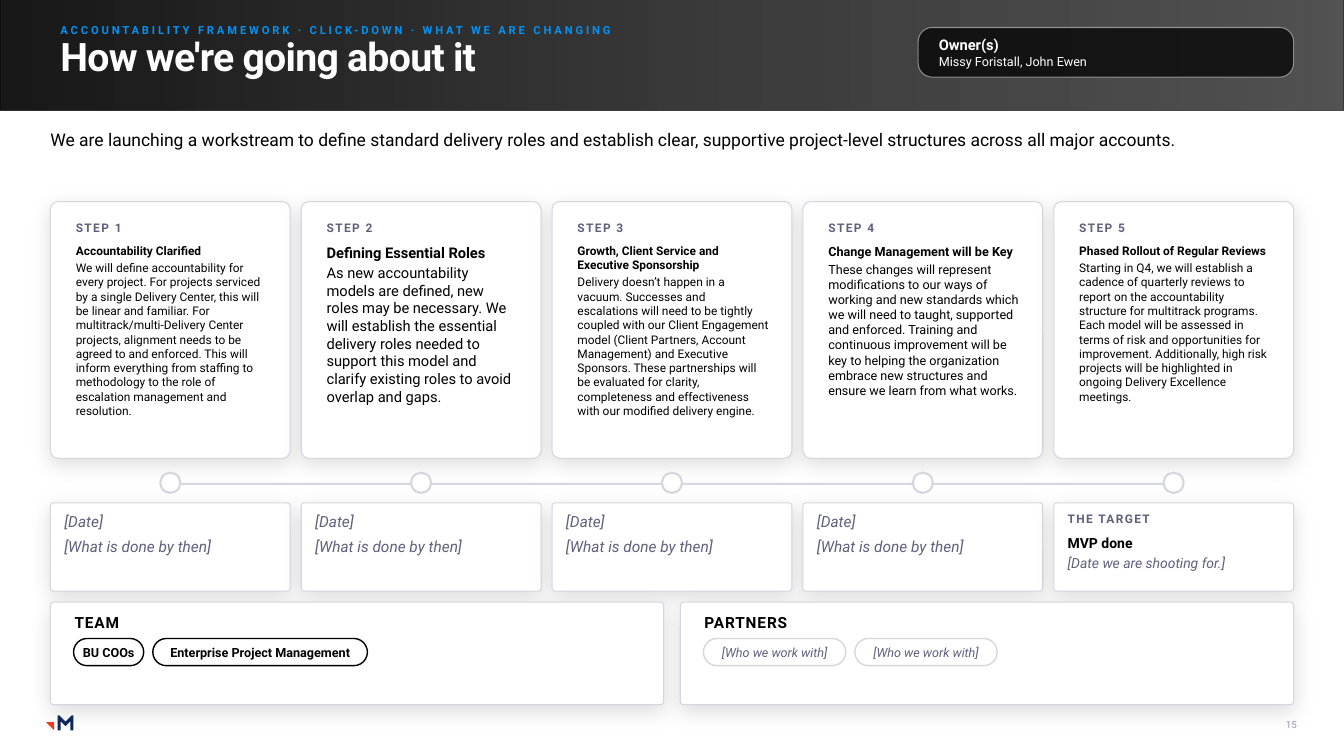
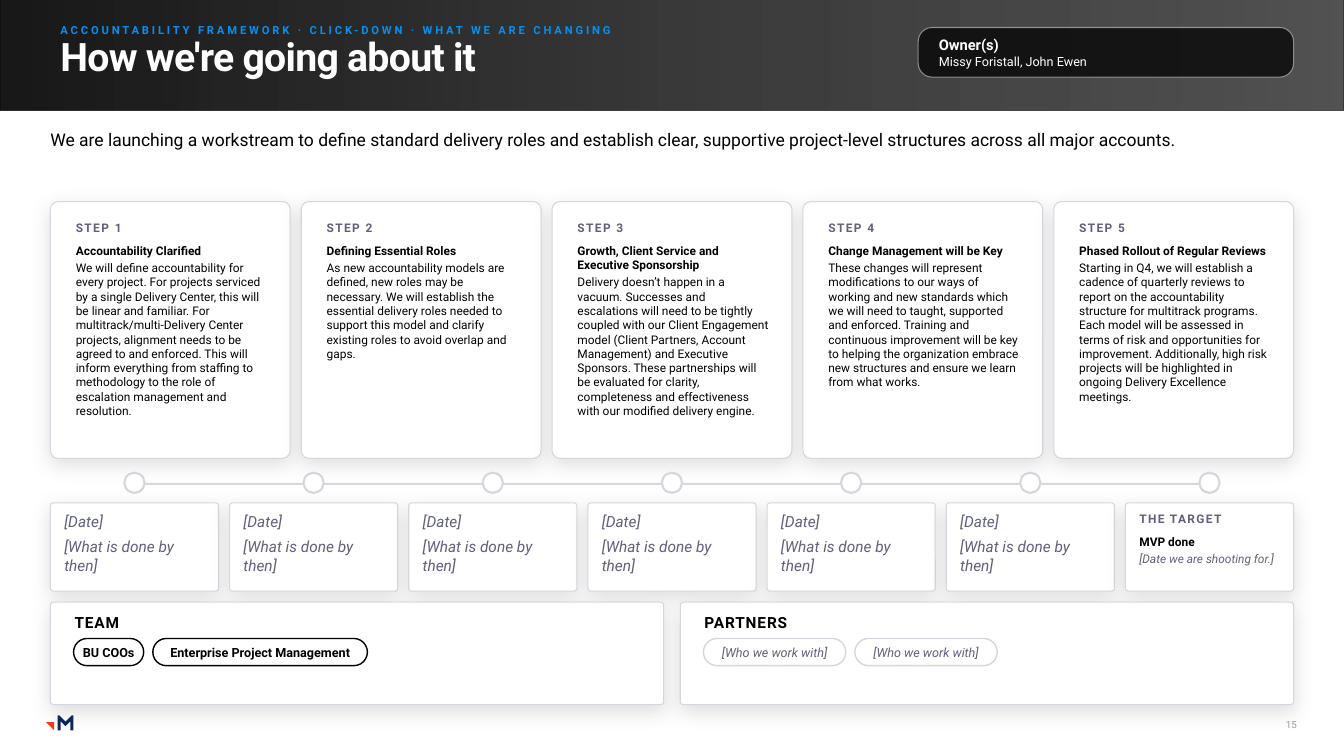
Before and after one commit to RachelHarrisMerkle/BasicMerkle, a slide deck: slide 15 of Priorities_Master.pptx. Drawn at 1344x756 pixels with LibreOffice and Linux fonts; fonts in the diff are those of the drawing; grey boxes stand for pictures. Boxes give left, top, right and bottom in pixels: in the first picture for what was removed or moved away, otherwise in the second. Text is boxed around its words. In the diff, an @@ line names an element or a change of style, - is before the commit and + after.

```diff
--- a/Priorities_Master.pptx
+++ b/Priorities_Master.pptx
@@ text in rounded rectangle at (327, 246, 507, 361): size 10.5 to 8.5 pt @@
@@ text in rounded rectangle at (828, 246, 1018, 386): size 9 to 8.5 pt @@
@@ ellipse: place and size @@
-ellipse at (160, 473, 180, 493)
+ellipse at (124, 473, 144, 493)
@@ ellipse added at (303, 473, 324, 493), fill #FFFFFF, outline #D6D6DF 1.5 pt @@
@@ ellipse: place and size @@
-ellipse at (411, 473, 432, 493)
+ellipse at (483, 473, 503, 493)
@@ ellipse: place and size @@
-ellipse at (913, 473, 934, 493)
+ellipse at (841, 473, 861, 493)
@@ ellipse added at (1020, 473, 1041, 493), fill #FFFFFF, outline #D6D6DF 1.5 pt @@
@@ ellipse: place and size @@
-ellipse at (1164, 473, 1184, 493)
+ellipse at (1200, 473, 1220, 493)
@@ rounded rectangle "[Date]": place and size @@
-rounded rectangle "[Date]" at (50, 503, 290, 591)
+rounded rectangle "[Date]" at (50, 503, 219, 591)
@@ rectangle: place and size @@
-rectangle at (170, 483, 1174, 485)
+rectangle at (134, 483, 1210, 485)
@@ rounded rectangle added at (230, 503, 398, 591), fill #FFFFFF, outline #D6D6DF 0.75 pt, 11 pt, text #60607D, italic @@
+[Date]
+[What is done by then]
@@ rounded rectangle "[Date]": place and size @@
-rounded rectangle "[Date]" at (301, 503, 541, 591)
+rounded rectangle "[Date]" at (409, 503, 578, 591)
@@ rounded rectangle "[Date]": place and size @@
-rounded rectangle "[Date]" at (553, 503, 792, 591)
+rounded rectangle "[Date]" at (588, 503, 756, 591)
@@ rounded rectangle "[Date]": place and size @@
-rounded rectangle "[Date]" at (804, 503, 1044, 591)
+rounded rectangle "[Date]" at (767, 503, 936, 591)
@@ rounded rectangle added at (947, 503, 1115, 591), fill #FFFFFF, outline #D6D6DF 0.75 pt, 11 pt, text #60607D, italic @@
+[Date]
+[What is done by then]
@@ rounded rectangle "THE TARGET": place and size @@
-rounded rectangle "THE TARGET" at (1054, 503, 1294, 591)
+rounded rectangle "THE TARGET" at (1126, 503, 1295, 591)
@@ text in rounded rectangle at (1139, 537, 1274, 566): size 10 to 8.5 pt in "MVP done", "[Date we are shooting for.]" @@
```
Also in this commit, not shown: 6 other slides changed, 7 slides added, 1 other file.
